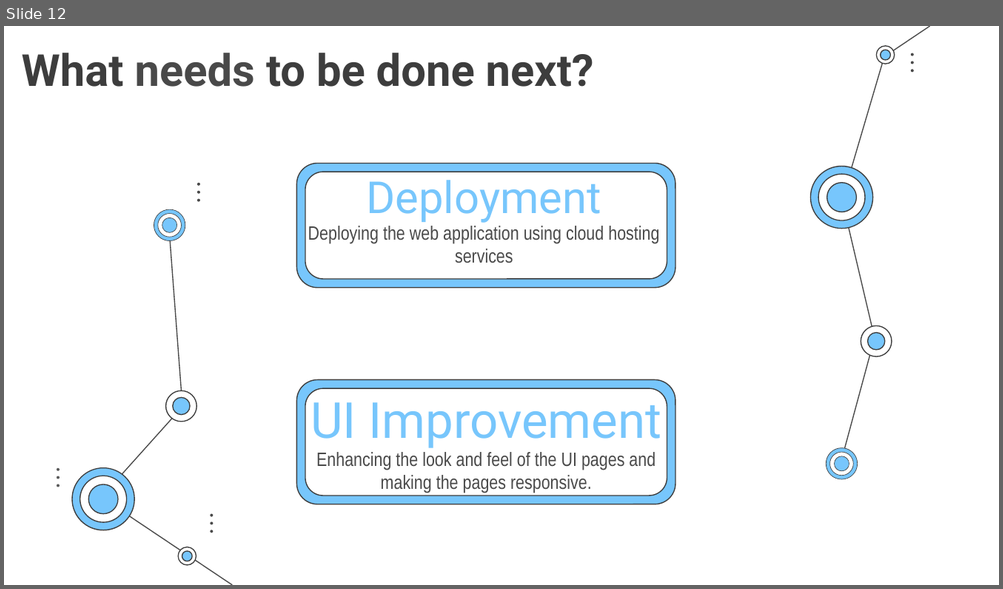
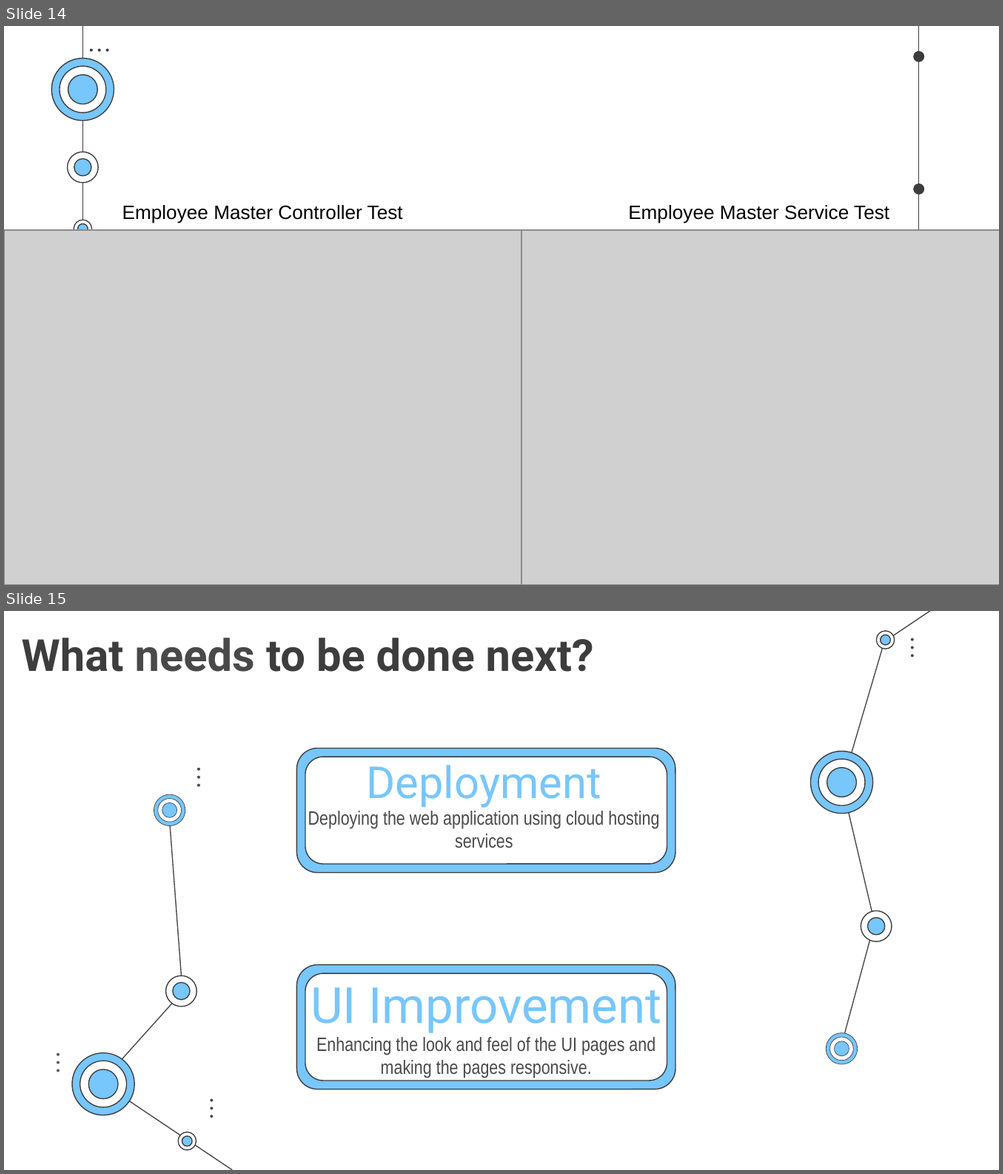
Before and after one commit to kabilan16/LoanManagement, a slide deck: group 7 final ppt.pptx. Shown one above the other, each under a label of ours: slide 12 before the commit, slides 14 and 15 after it. The pictures are 1003x589 and 1003x1174 pixels, drawn with LibreOffice and Linux fonts; fonts in the diff are those of the drawing; grey boxes stand for pictures. Boxes give left, top, right and bottom in pixels: in the first picture for what was removed or moved away, otherwise in the second. Text is boxed around its words. In the diff, an @@ line names an element or a change of style, - is before the commit and + after.

```diff
--- a/group 7 final ppt.pptx
+++ b/group 7 final ppt.pptx
@@ slide 14 added at [4, 26, 999, 585], background #FFFFFF @@
@@ group added at [51, 26, 923, 585]: 14 freeform shapes, 5 ellipses, 4 lines @@
@@ text added at [122, 205, 403, 224], 14 pt, text #000000 @@
+Employee Master Controller Test
@@ text added at [628, 205, 889, 224], 14 pt, text #000000 @@
+Employee Master Service Test
@@ picture added at [4, 230, 521, 585] @@
@@ picture added at [521, 230, 999, 585] @@
@@ what was slide 12 is now slide 15 @@
```
Also in this commit, not shown: 3 other slides added, 1 slide removed, 1 other file.
